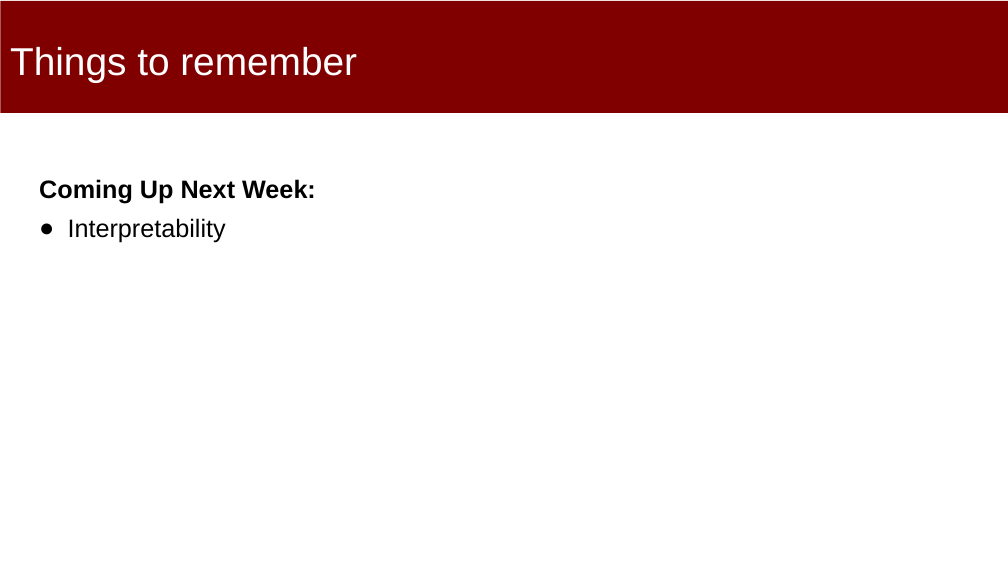
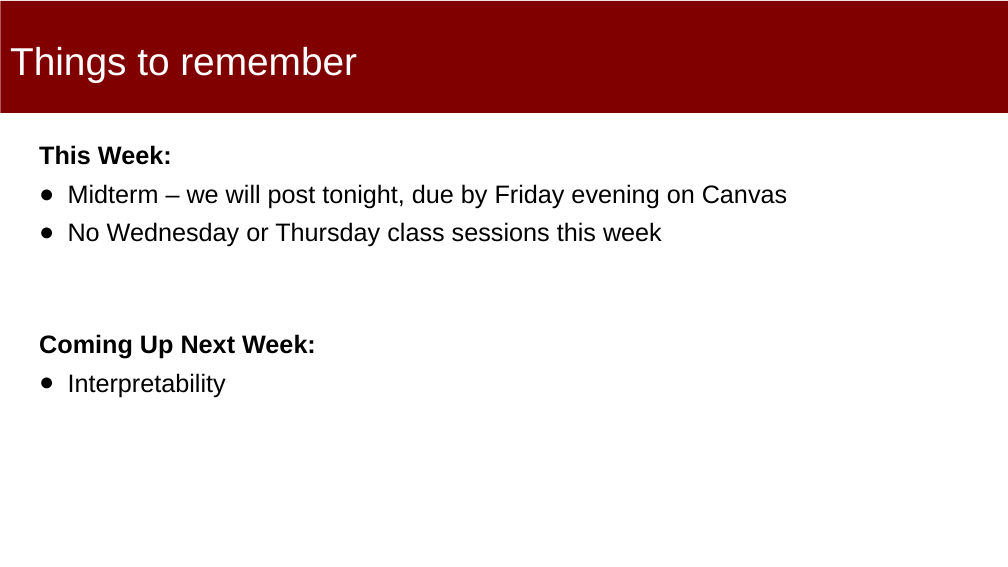
Before and after one commit to dssg/MLinPractice, a slide deck: slide 2 of Lectures/Lecture11-Module1Review.pptx. Drawn at 1008x567 pixels with LibreOffice and Linux fonts; fonts in the diff are those of the drawing. Boxes give left, top, right and bottom in pixels: in the first picture for what was removed or moved away, otherwise in the second. Text is boxed around its words. In the diff, an @@ line names an element or a change of style, - is before the commit and + after.

```diff
--- a/Lectures/Lecture11-Module1Review.pptx
+++ b/Lectures/Lecture11-Module1Review.pptx
@@ text at [39, 145, 787, 247]: paragraphs added @@
+This Week:
+● Midterm – we will post tonight, due by Friday evening on Canvas
+● No Wednesday or Thursday class sessions this week
```
Also in this commit, not shown: 1 other slide changed, 18 slides added.
